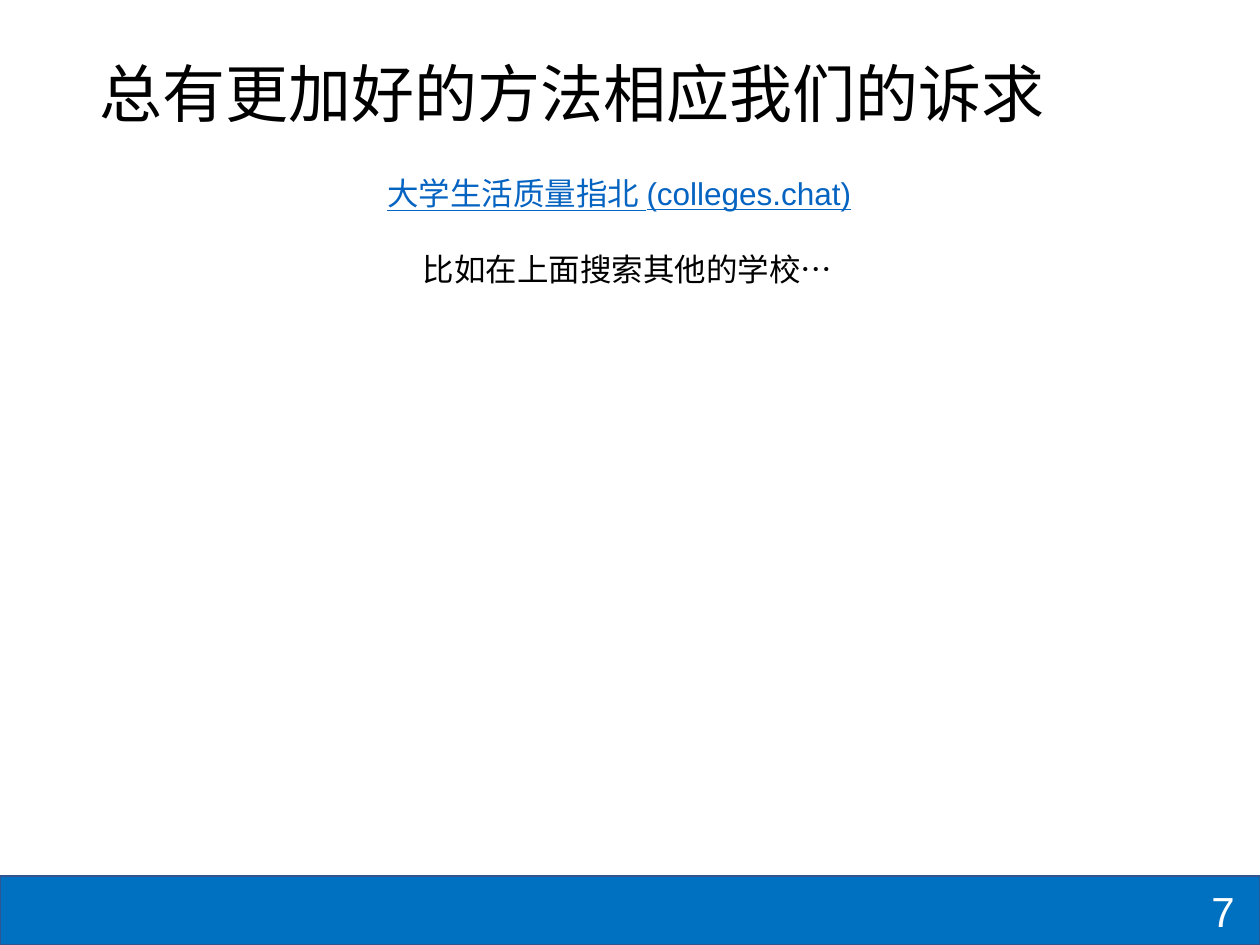
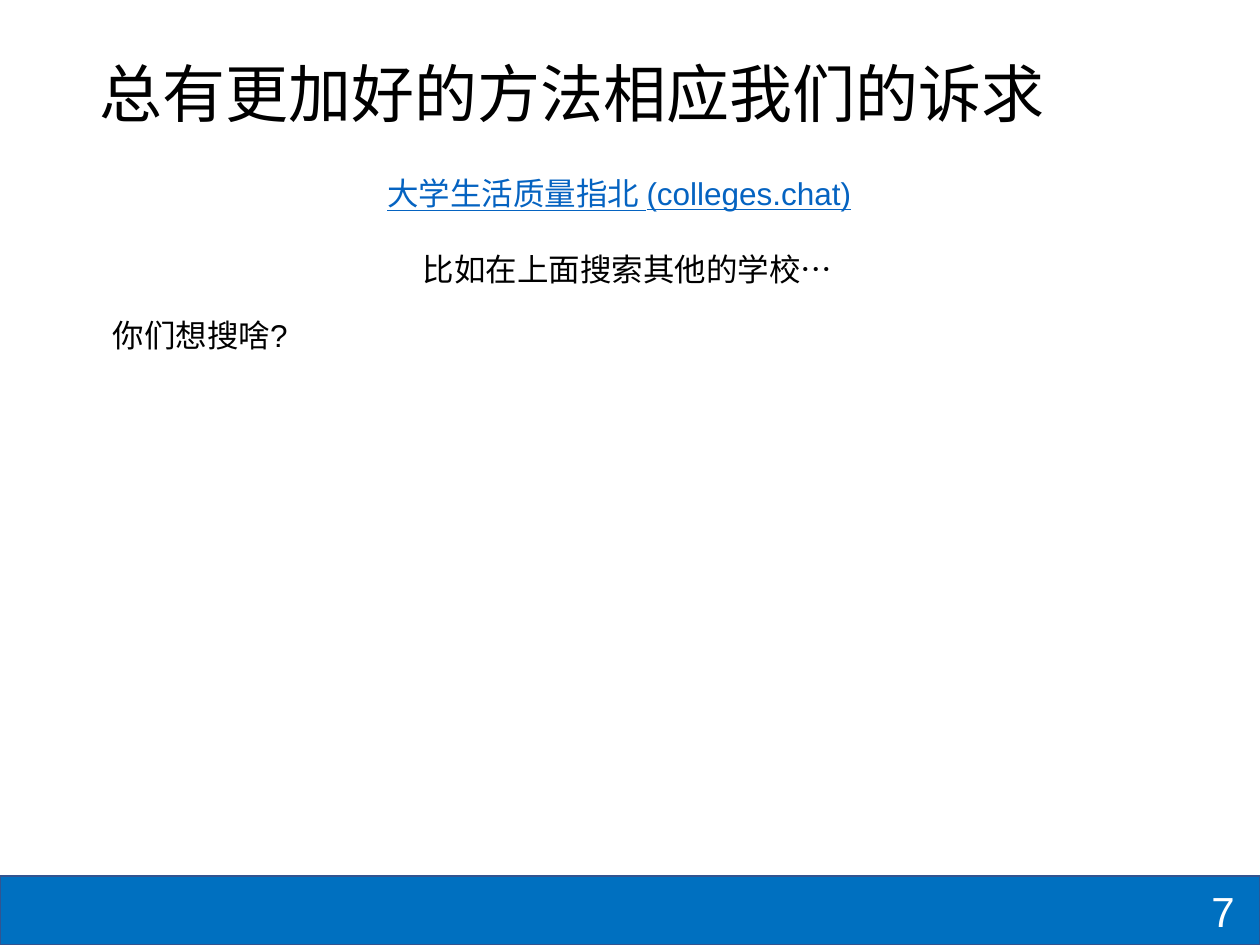
Before and after one commit to shzaiz/dx-public, a slide deck: slide 7 of notes/notes/Unilink/overview.pptx. Drawn at 1260x945 pixels with LibreOffice and Linux fonts; fonts in the diff are those of the drawing. Boxes give left, top, right and bottom in pixels: in the first picture for what was removed or moved away, otherwise in the second. Text is boxed around its words. In the diff, an @@ line names an element or a change of style, - is before the commit and + after.

```diff
--- a/notes/notes/Unilink/overview.pptx
+++ b/notes/notes/Unilink/overview.pptx
@@ text added at [113,320,288,350], 18 pt, text #000000 @@
+你们想搜啥?
```
Also in this commit, not shown: 3 other slides changed, 8 slides added, 1 other file.
